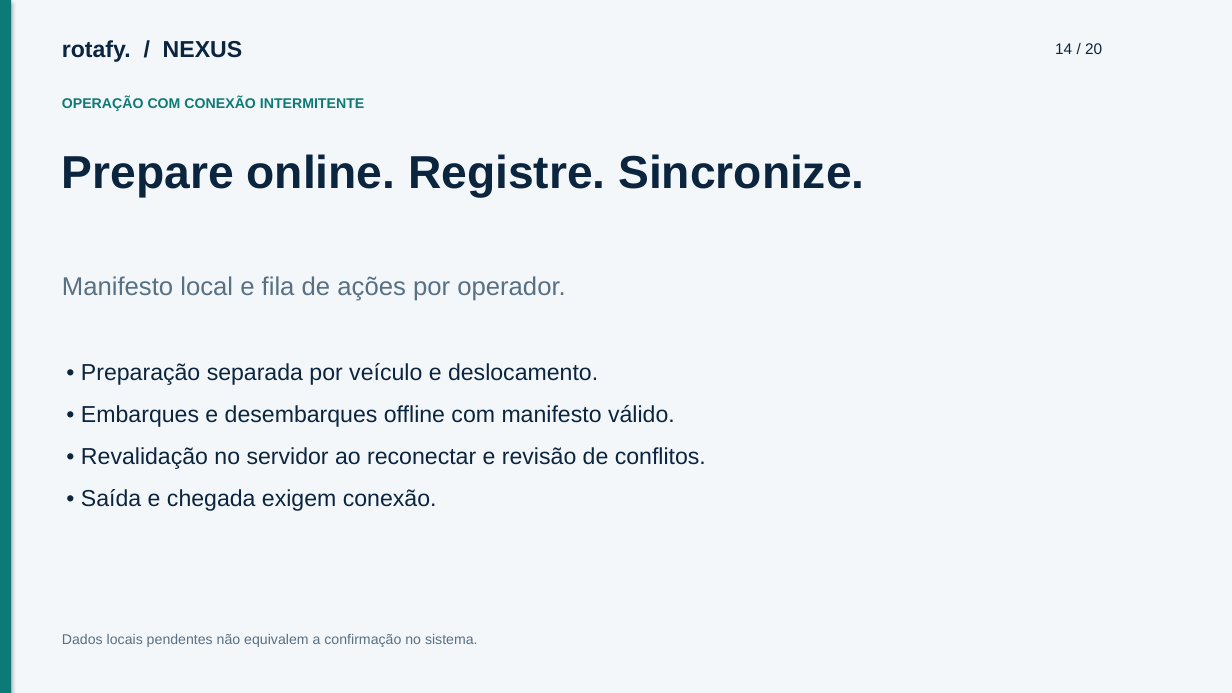
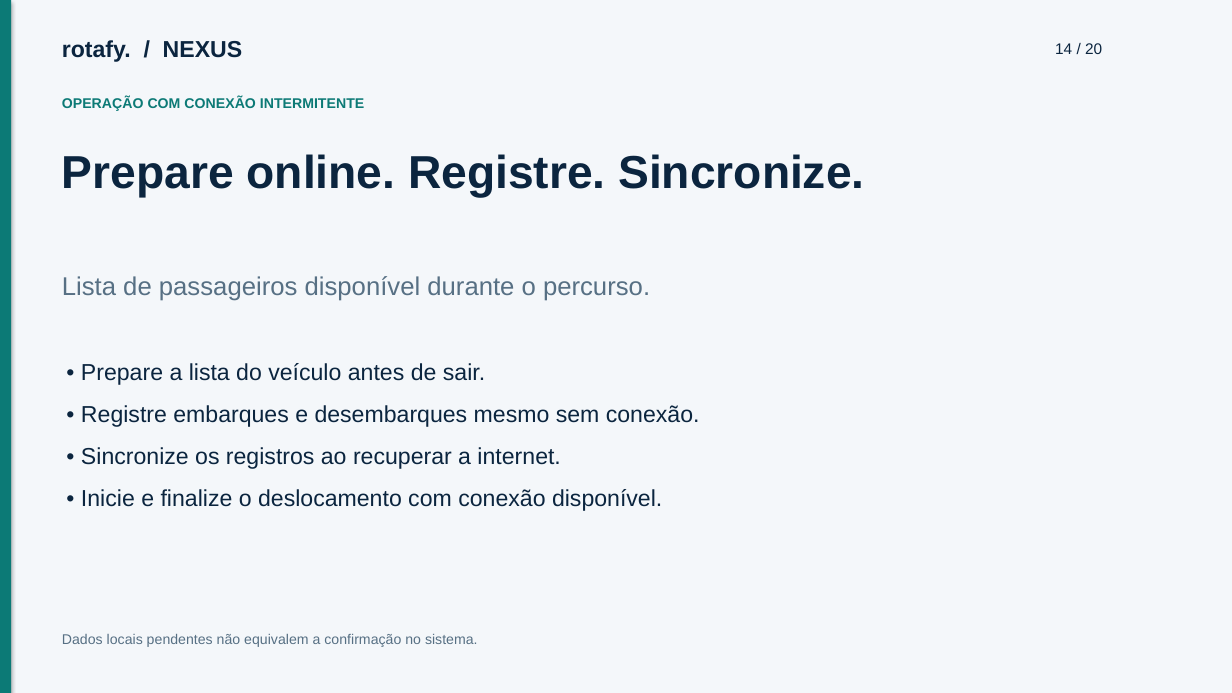
Before and after one commit to cfartes/rotafy, a slide deck: slide 14 of frontend/public/documentacao/apresentacao.pptx. Drawn at 1232x693 pixels with LibreOffice and Linux fonts; fonts in the diff are those of the drawing. Boxes give left, top, right and bottom in pixels: in the first picture for what was removed or moved away, otherwise in the second. Text is boxed around its words. In the diff, an @@ line names an element or a change of style, - is before the commit and + after.

```diff
--- a/frontend/public/documentacao/apresentacao.pptx
+++ b/frontend/public/documentacao/apresentacao.pptx
@@ text at (x1=62, y1=276, x2=650, y2=301): text changed @@
-Manifesto local e fila de ações por operador.
+Lista de passageiros disponível durante o percurso.
@@ text at (x1=81, y1=363, x2=700, y2=511): text changed @@
-• Preparação separada por veículo e deslocamento.
-• Embarques e desembarques offline com manifesto válido.
-• Revalidação no servidor ao reconectar e revisão de conflitos.
-• Saída e chegada exigem conexão.
+• Prepare a lista do veículo antes de sair.
+• Registre embarques e desembarques mesmo sem conexão.
+• Sincronize os registros ao recuperar a internet.
+• Inicie e finalize o deslocamento com conexão disponível.
```
Also in this commit, not shown: 6 other slides changed, 10 other files.
